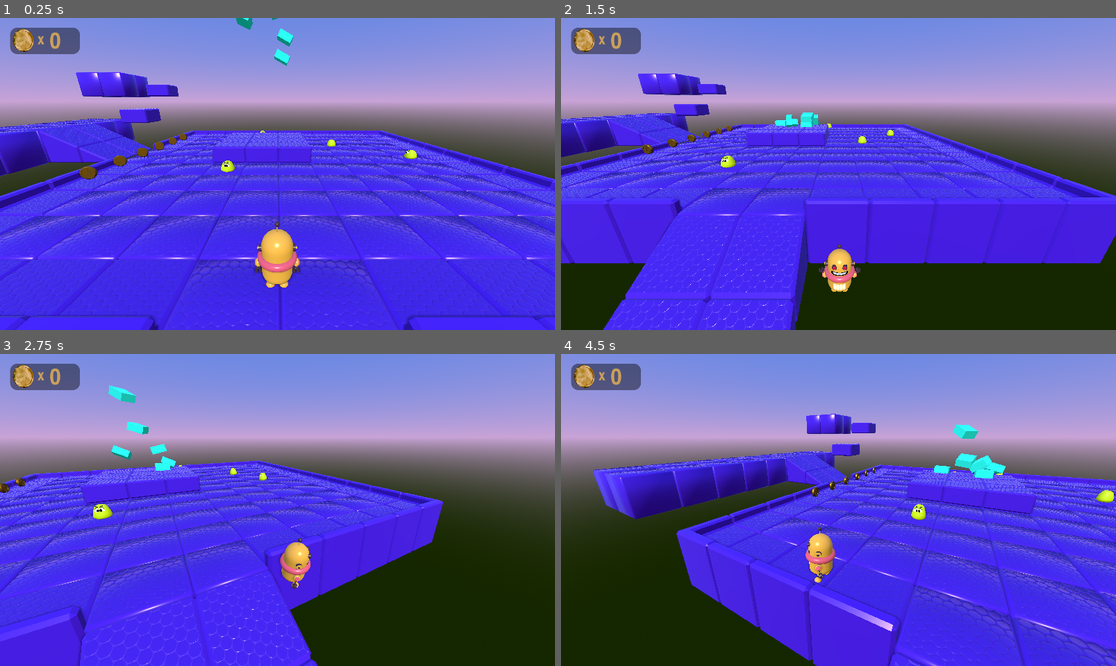
Above: before the commit, frames 1-4 (two rows, left to right).
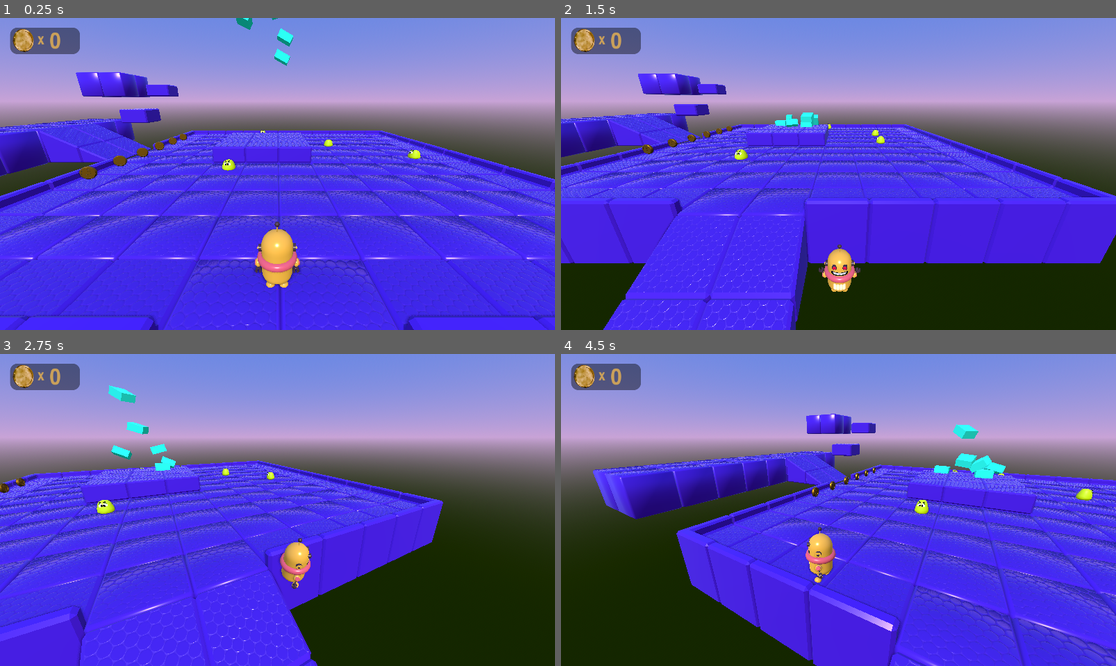
Above: after the commit, the same moments.

Repository: raustime/godot-3dplatformer
Game: Godot game, scene res://level_1.tscn
Two runs of this game, one before a commit and one after it. Both use one fixed random seed, a clock stepped at 60 frames per second and the inputs below.
Inputs:
- Up to frame 1 (0.25 s): no input
- Up to frame 2 (1.5 s): tap Enter (ui_accept) at 0.5, 0.77 s; hold Right (ui_right) 0.53-1.28 s; tap A (cam_left) at 0.6 s; hold Down (ui_down) from 1.28 s (still down); tap D (cam_right) at 1.35 s
- Up to frame 3 (2.75 s): tap Enter (ui_accept) at 1.52 s; release Down (ui_down) at 2.03 s; hold Right (ui_right) from 2.03 s (still down); tap A (cam_left) at 2.1 s
- Up to frame 4 (4.5 s): release Right (ui_right) at 2.78 s; hold Up (ui_up) 2.78-3.53 s; tap D (cam_right) at 2.85, 4.35 s; tap Enter (ui_accept) at 3.02, 3.77 s; hold Left (ui_left) from 3.53 s (still down); tap A (cam_left) at 3.6 s

The runs differ from the first frame. In frame 1, 0.2% of the frame differs, in the area x 39-76%, y 36-50%; in frame 2, 0.3%; in frame 3, 0.3%; in frame 4, 0.4%, in the area x 62-100%, y 37-54%.

Commit message:
lesson 21: enemy move and death mechanic

Diff:
--- a/coin.gd
+++ b/coin.gd
@@ -10,15 +10,15 @@
 
 
 # Called every frame. 'delta' is the elapsed time since the previous frame.
-func _process(delta: float) -> void:
+func _process(_delta: float) -> void:
 	rotate_y(deg_to_rad(ROT_SPEED))
 
-func _on_body_entered(body: Node3D) -> void:
+func _on_body_entered(_body: Node3D) -> void:
 	collected.emit()
 	set_collision_layer_value(3,false)
 	set_collision_mask_value(1,false)
 	$AnimationPlayer.play("bounce")
 
 
-func _on_animation_player_animation_finished(anim_name: StringName) -> void:
+func _on_animation_player_animation_finished(_anim_name: StringName) -> void:
 	queue_free()
--- a/enemy.gd
+++ b/enemy.gd
@@ -1,15 +1,15 @@
 extends CharacterBody3D
 
 
-const SPEED = 3.0
+var speed:float = 2.0
 
 @export var direction:=Vector3(-1,0,0)
 var is_turning:bool=false
 
 
 func _physics_process(delta: float) -> void:
-	velocity.x=SPEED*direction.x
-	velocity.z=SPEED*direction.z
+	velocity.x=speed*direction.x
+	velocity.z=speed*direction.z
 	# Add the gravity.
 	if not is_on_floor():
 		velocity += get_gravity() * delta
@@ -29,3 +29,23 @@
 	direction.x=tmp_dir.x*-1
 	direction.z=tmp_dir.z*-1
 	is_turning=false
+
+
+
+
+
+func _on_side_checker_body_entered(_body: Node3D) -> void:
+	get_tree().change_scene_to_file("res://level_1.tscn")
+
+
+func _on_top_checker_body_entered(body: Node3D) -> void:
+	$AnimationPlayer.play("squash")
+	body.bounce()
+	disable_collission_checkers()
+	speed=0
+	await get_tree().create_timer(1.0).timeout
+	queue_free()
+
+func disable_collission_checkers():
+	$SideChecker.set_collision_mask_value(1,false)
+	$TopChecker.set_collision_mask_value(1,false)
--- a/enemy.tscn
+++ b/enemy.tscn
@@ -168,6 +168,14 @@
 [sub_resource type="SphereShape3D" id="SphereShape3D_7xaro"]
 radius = 1.1530852
 
+[sub_resource type="CylinderShape3D" id="CylinderShape3D_7k104"]
+height = 0.66748047
+radius = 1.2724609
+
+[sub_resource type="CylinderShape3D" id="CylinderShape3D_4gyqm"]
+height = 0.66748047
+radius = 0.7480469
+
 [node name="Enemy" type="CharacterBody3D" unique_id=769378762]
 transform = Transform3D(0.3, 0, 0, 0, 0.3, 0, 0, 0, 0.3, 0, 0, 0)
 collision_layer = 8
@@ -206,3 +214,21 @@
 [node name="CollisionShape3D" type="CollisionShape3D" parent="." unique_id=435217806]
 transform = Transform3D(0.99999976, 0, 0, 0, 0.99999976, 0, 0, 0, 0.99999976, 0, 0.16706246, 0)
 shape = SubResource("SphereShape3D_7xaro")
+
+[node name="SideChecker" type="Area3D" parent="." unique_id=713287640]
+collision_layer = 0
+
+[node name="CollisionShape3D" type="CollisionShape3D" parent="SideChecker" unique_id=2073526029]
+transform = Transform3D(0.99999976, 0, 0, 0, 0.99999976, 0, 0, 0, 0.99999976, 0, 0.1194605, 0)
+shape = SubResource("CylinderShape3D_7k104")
+
+[node name="TopChecker" type="Area3D" parent="." unique_id=1623930107]
+transform = Transform3D(0.99999976, 0, 0, 0, 0.99999976, 0, 0, 0, 0.99999976, 0, 0.84756804, 0)
+collision_layer = 0
+
+[node name="CollisionShape3D" type="CollisionShape3D" parent="TopChecker" unique_id=1333832536]
+transform = Transform3D(0.99999976, 0, 0, 0, 0.99999976, 0, 0, 0, 0.99999976, 0, 0.16171604, 0)
+shape = SubResource("CylinderShape3D_4gyqm")
+
+[connection signal="body_entered" from="SideChecker" to="." method="_on_side_checker_body_entered"]
+[connection signal="body_entered" from="TopChecker" to="." method="_on_top_checker_body_entered"]
--- a/level_1.gd
+++ b/level_1.gd
@@ -10,7 +10,7 @@
 
 
 # Called every frame. 'delta' is the elapsed time since the previous frame.
-func _process(delta: float) -> void:
+func _process(_delta: float) -> void:
 	pass
 
 
--- a/steve.gd
+++ b/steve.gd
@@ -65,5 +65,8 @@
 
 
 
-func _on_fall_zone_body_entered(body: Node3D) -> void:
+func _on_fall_zone_body_entered(_body: Node3D) -> void:
 	get_tree().change_scene_to_file("res://level_1.tscn")
+
+func bounce():
+	velocity.y = JUMP_VELOCITY*0.7
